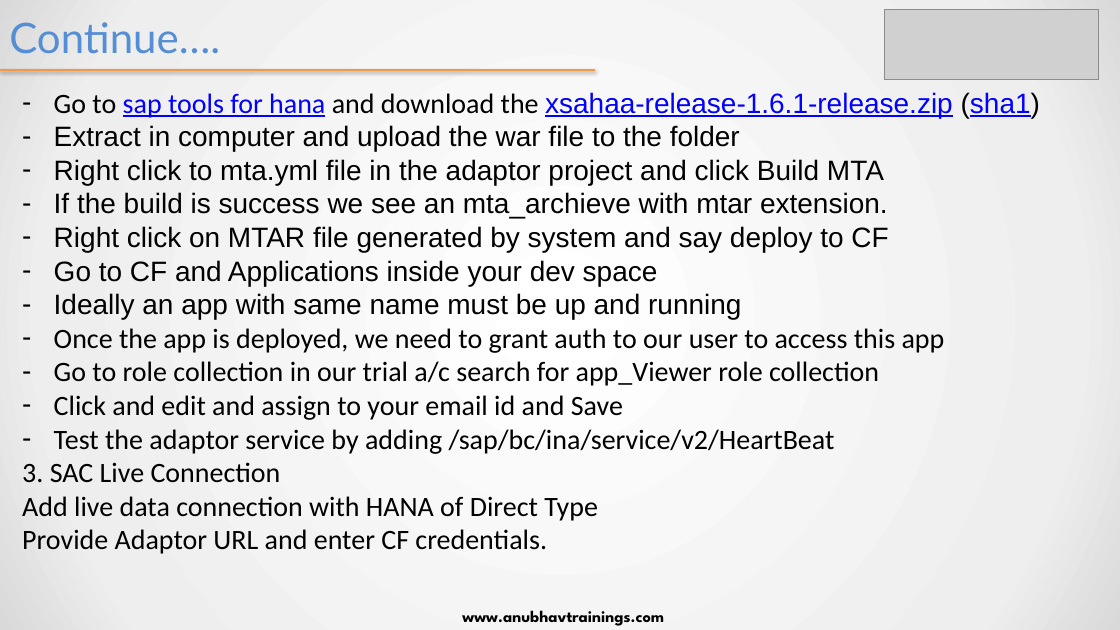
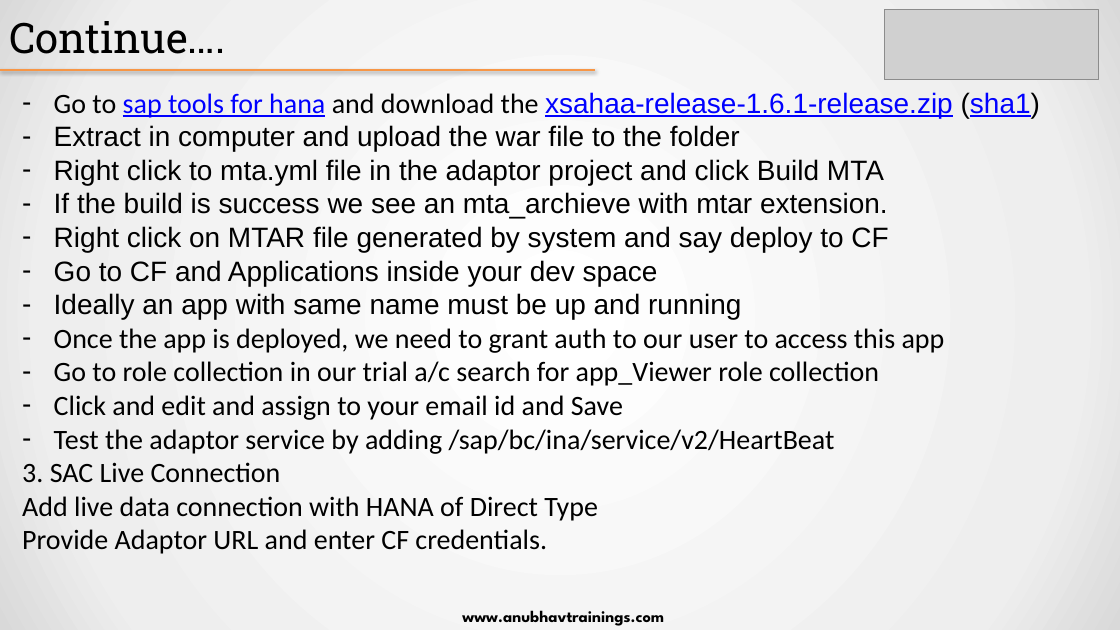
Before and after one commit to soyuztechnologies/SAC_SaamaTechnologies, a slide deck: slide 9 of day 12/SAC_Training Day 12.pptx (slide 6 before the commit). Drawn at 1120x630 pixels with LibreOffice and Linux fonts; fonts in the diff are those of the drawing; grey boxes stand for pictures. Boxes give left, top, right and bottom in pixels: in the first picture for what was removed or moved away, otherwise in the second. Text is boxed around its words. In the diff, an @@ line names an element or a change of style, - is before the commit and + after.

```diff
--- a/day 12/SAC_Training Day 12.pptx
+++ b/day 12/SAC_Training Day 12.pptx
@@ title "Continue…." at (9,21,225,54): font Lato to Roboto Slab, text colour #558ED5 to #000000 @@
```
Also in this commit, not shown: 5 other slides changed, 4 slides added, 1 slide removed, 6 other files.
